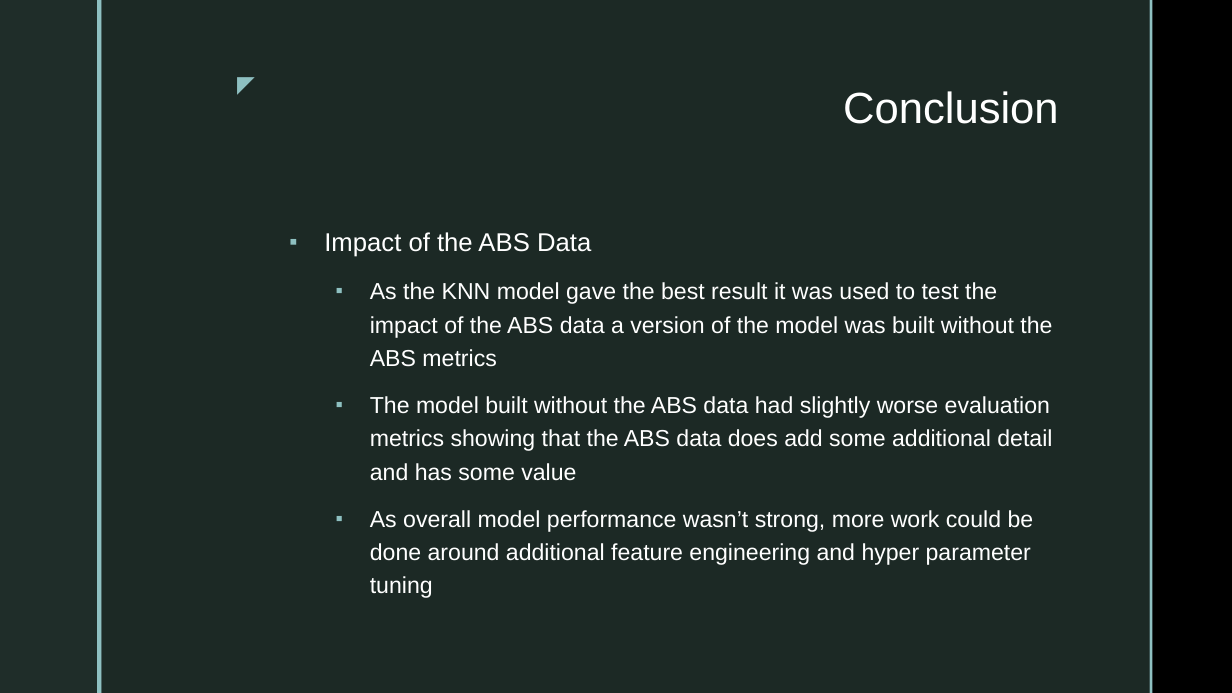
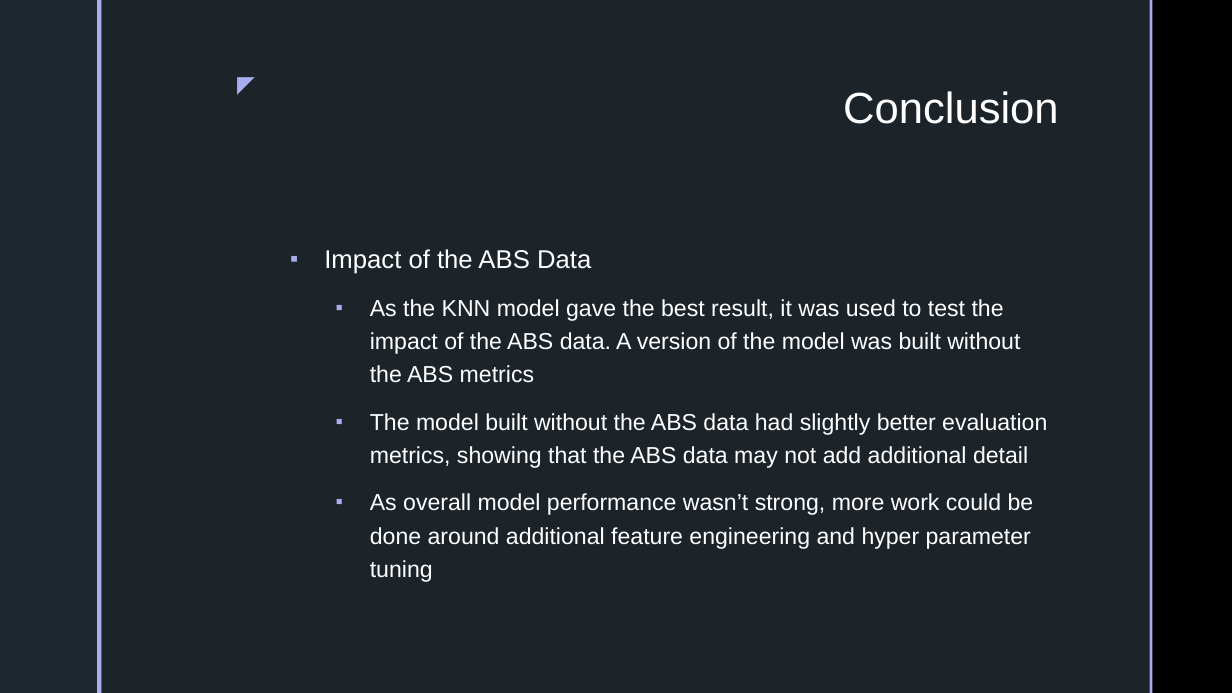
Before and after one commit to RobertRiddell/DataProject, a slide deck: slide 7 of doc/Predicting Melbourne Housing Prices.pptx. Drawn at 1232x693 pixels with LibreOffice and Linux fonts; fonts in the diff are those of the drawing; background and template pictures are left out. Boxes give left, top, right and bottom in pixels: in the first picture for what was removed or moved away, otherwise in the second. Text is boxed around its words. In the diff, an @@ line names an element or a change of style, - is before the commit and + after.

```diff
--- a/doc/Predicting Melbourne Housing Prices.pptx
+++ b/doc/Predicting Melbourne Housing Prices.pptx
@@ rectangle at (x1=0, y1=0, x2=97, y2=693): fill #1F2D29 to #1F282E @@
@@ rectangle at (x1=97, y1=0, x2=102, y2=693): fill #8EC0C1 to #A9ACEE @@
@@ rectangle at (x1=102, y1=0, x2=1150, y2=693): fill #1F2D29 at 92% opacity to #1F282E at 92% opacity @@
@@ rectangle at (x1=1150, y1=0, x2=1153, y2=693): fill #8EC0C1 to #A9ACEE @@
@@ text "◤" at (x1=222, y1=65, x2=263, y2=102): text colour #8EC0C1 to #A9ACEE @@
@@ text at (x1=324, y1=249, x2=1034, y2=582): indent changed; less space between paragraphs; bullet colour #8EC0C1 to #A9ACEE @@
@@ text at (x1=370, y1=299, x2=1047, y2=468): text changed @@
-  ▪ As the KNN model gave the best result it was used to test the impact of the ABS data a version of the model was built without the ABS metrics
-  ▪ The model built without the ABS data had slightly worse evaluation metrics showing that the ABS data does add some additional detail and has some value
+  ▪ As the KNN model gave the best result, it was used to test the impact of the ABS data. A version of the model was built without the ABS metrics
+  ▪ The model built without the ABS data had slightly better evaluation metrics, showing that the ABS data may not add additional detail
```
Also in this commit, not shown: 6 other slides changed, 11 other files.
